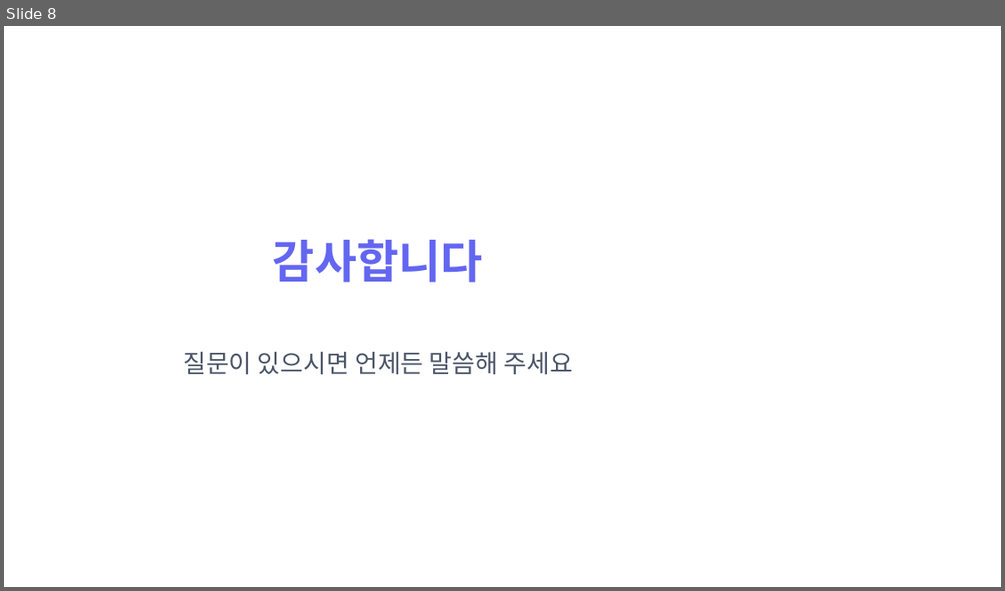
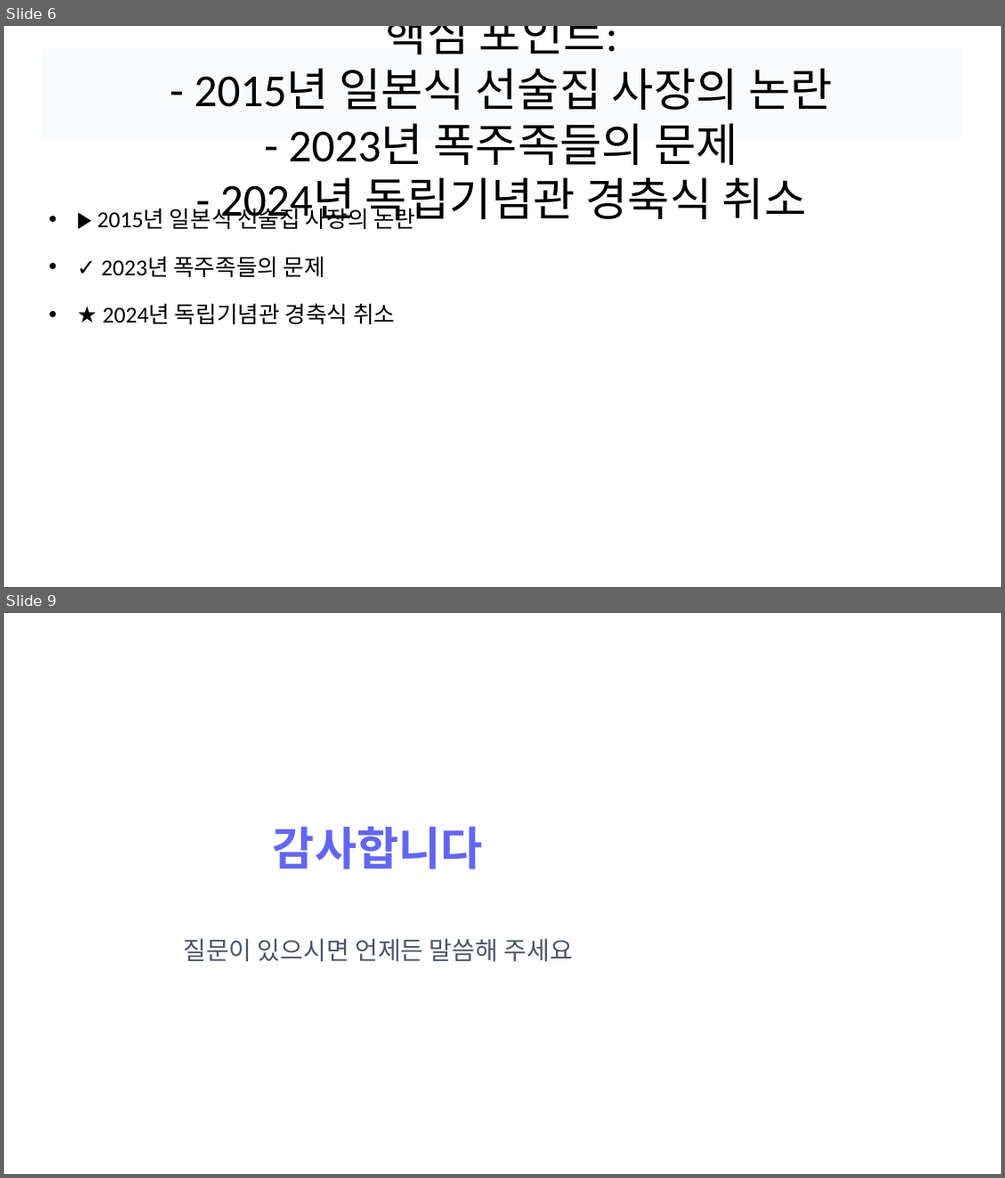
Before and after one commit to devna0111/FlowMate, a slide deck: uploads/pptx_sample.pptx. Shown one above the other, each under a label of ours: slide 8 before the commit, slides 6 and 9 after it; the slides between them are not shown. The pictures are 1005x591 and 1005x1178 pixels, drawn with LibreOffice and Linux fonts; fonts in the diff are those of the drawing. Boxes give left, top, right and bottom in pixels: in the first picture for what was removed or moved away, otherwise in the second. Text is boxed around its words. In the diff, an @@ line names an element or a change of style, - is before the commit and + after.

```diff
--- a/uploads/pptx_sample.pptx
+++ b/uploads/pptx_sample.pptx
@@ slide 6 added at <box>4,26,1001,587</box>, background #FFFFFF @@
@@ title added at <box>41,48,961,138</box>, fill #F8FAFC, 44 pt, text #000000 @@
+논란과 사건 사고
+핵심 포인트:
+- 2015년 일본식 선술집 사장의 논란
+- 2023년 폭주족들의 문제
+- 2024년 독립기념관 경축식 취소
@@ text added at <box>170,204,415,325</box>, 22 pt, text #000000 @@
+• ▶ 2015년 일본식 선술집 사장의 논란
+• ✓ 2023년 폭주족들의 문제
+• ★ 2024년 독립기념관 경축식 취소
@@ what was slide 8 is now slide 9 @@
```
Also in this commit, not shown: 5 slides changed, 2 other slides added, 2 slides removed, 14 other files.
